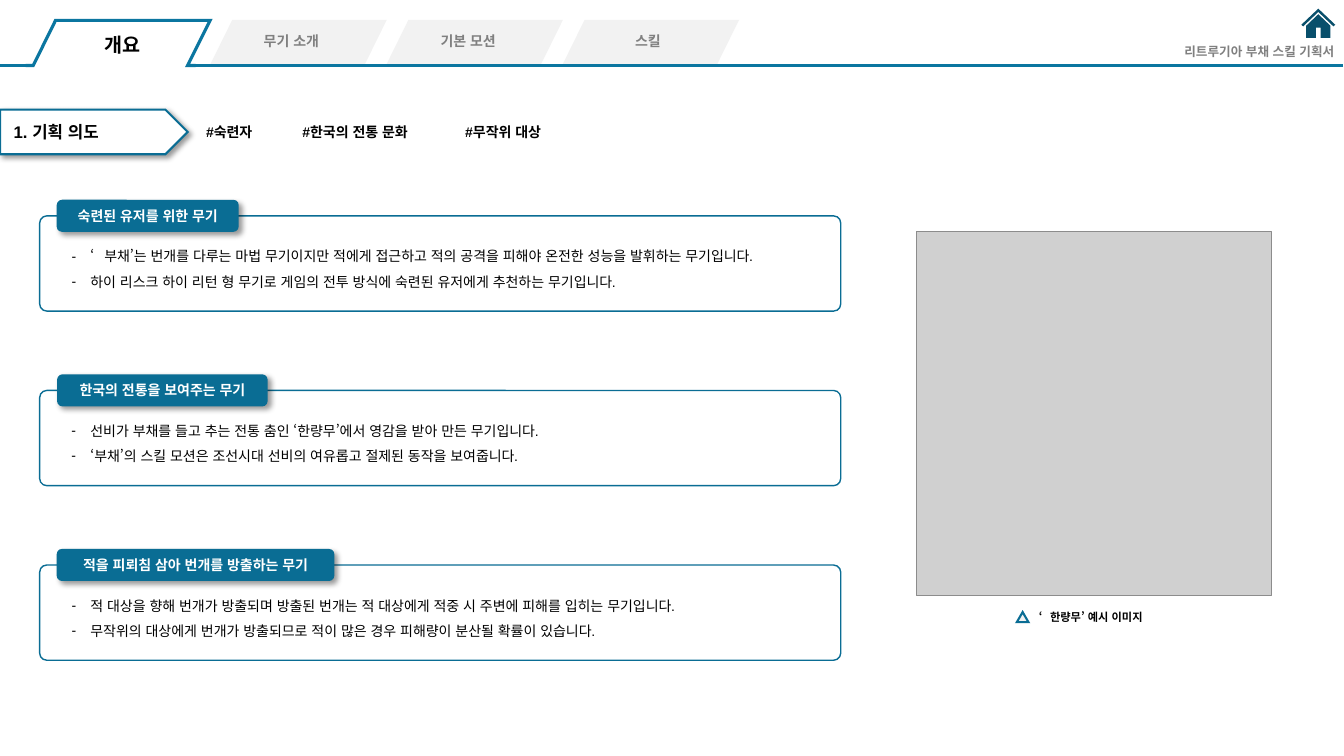
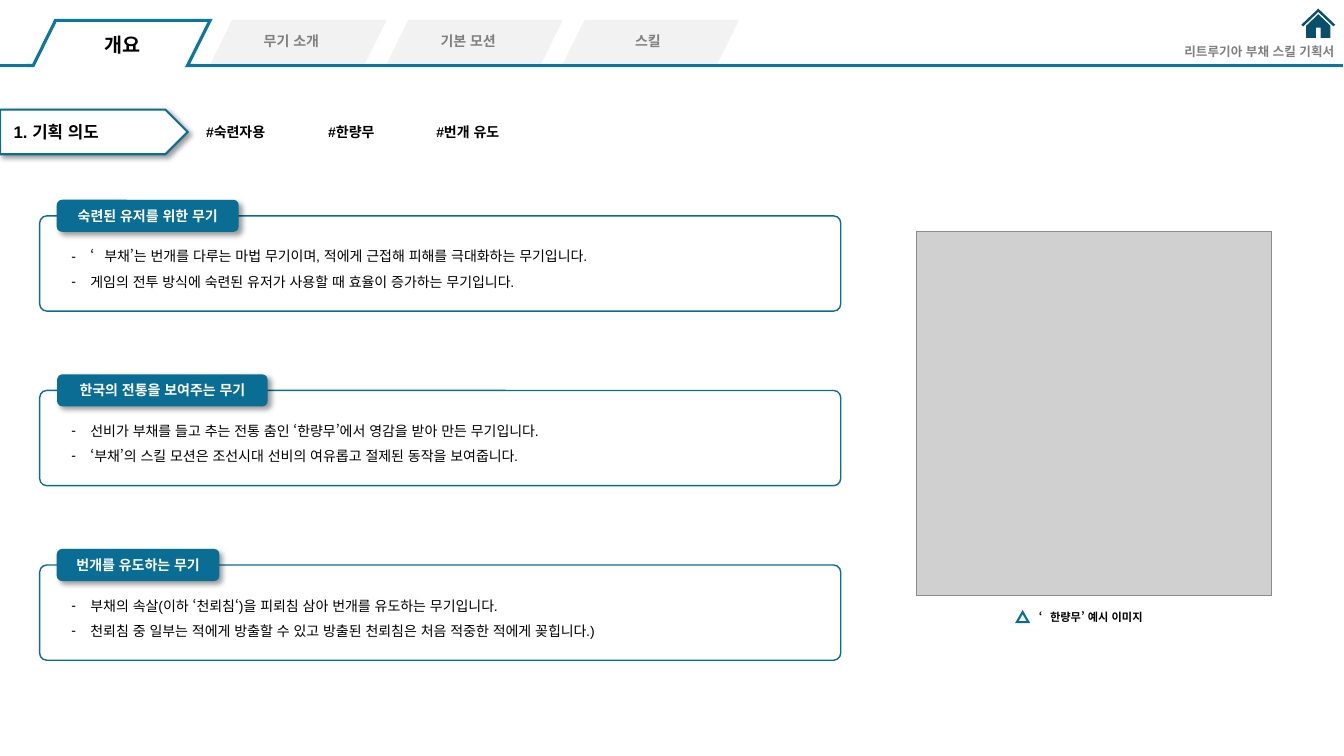
Before and after one commit to hjs0913/GameDesign, a slide deck: slide 3 of 액션&경영 RPG/스킬/리트루기아_부채스킬기획.pptx. Drawn at 1344x756 pixels with LibreOffice and Linux fonts; fonts in the diff are those of the drawing; grey boxes stand for pictures. Boxes give left, top, right and bottom in pixels: in the first picture for what was removed or moved away, otherwise in the second. Text is boxed around its words. In the diff, an @@ line names an element or a change of style, - is before the commit and + after.

Commit message:
부채 스킬 방향성 작성중 / 고민사항: 어떻게 단일 대상에 대한 피해를 증가시킬까?

```diff
--- a/액션&경영 RPG/스킬/리트루기아_부채스킬기획.pptx
+++ b/액션&경영 RPG/스킬/리트루기아_부채스킬기획.pptx
@@ text at <box>206,126,265,139</box>: text changed @@
-#숙련자
+#숙련자용
@@ text at <box>328,126,374,138</box>: text changed @@
-#한국의 전통 문화
+#한량무
@@ text at <box>436,125,500,139</box>: text changed @@
-#무작위 대상
+#번개 유도
@@ text at <box>90,248,587,288</box>: text changed @@
-– ‘부채’는 번개를 다루는 마법 무기이지만 적에게 접근하고 적의 공격을 피해야 온전한 성능을 발휘하는 무기입니다.
-– 하이 리스크 하이 리턴 형 무기로 게임의 전투 방식에 숙련된 유저에게 추천하는 무기입니다.
+– ‘부채’는 번개를 다루는 마법 무기이며, 적에게 근접해 피해를 극대화하는 무기입니다.
+– 게임의 전투 방식에 숙련된 유저가 사용할 때 효율이 증가하는 무기입니다.
@@ rounded rectangle "번개를 유도하는 무기": place and size @@
-rounded rectangle "번개를 유도하는 무기" at <box>56,549,334,582</box>
+rounded rectangle "번개를 유도하는 무기" at <box>56,549,219,582</box>
@@ text in rounded rectangle at <box>76,558,200,572</box>: text changed @@
-적을 피뢰침 삼아 번개를 방출하는 무기
+번개를 유도하는 무기
@@ text at <box>90,599,595,639</box>: text changed @@
-– 적 대상을 향해 번개가 방출되며 방출된 번개는 적 대상에게 적중 시 주변에 피해를 입히는 무기입니다.
-– 무작위의 대상에게 번개가 방출되므로 적이 많은 경우 피해량이 분산될 확률이 있습니다.
+– 부채의 속살(이하 ‘천뢰침‘)을 피뢰침 삼아 번개를 유도하는 무기입니다.
+– 천뢰침 중 일부는 적에게 방출할 수 있고 방출된 천뢰침은 처음 적중한 적에게 꽂힙니다.)
```
Also in this commit, not shown: 3 other slides changed, 1 other file.
